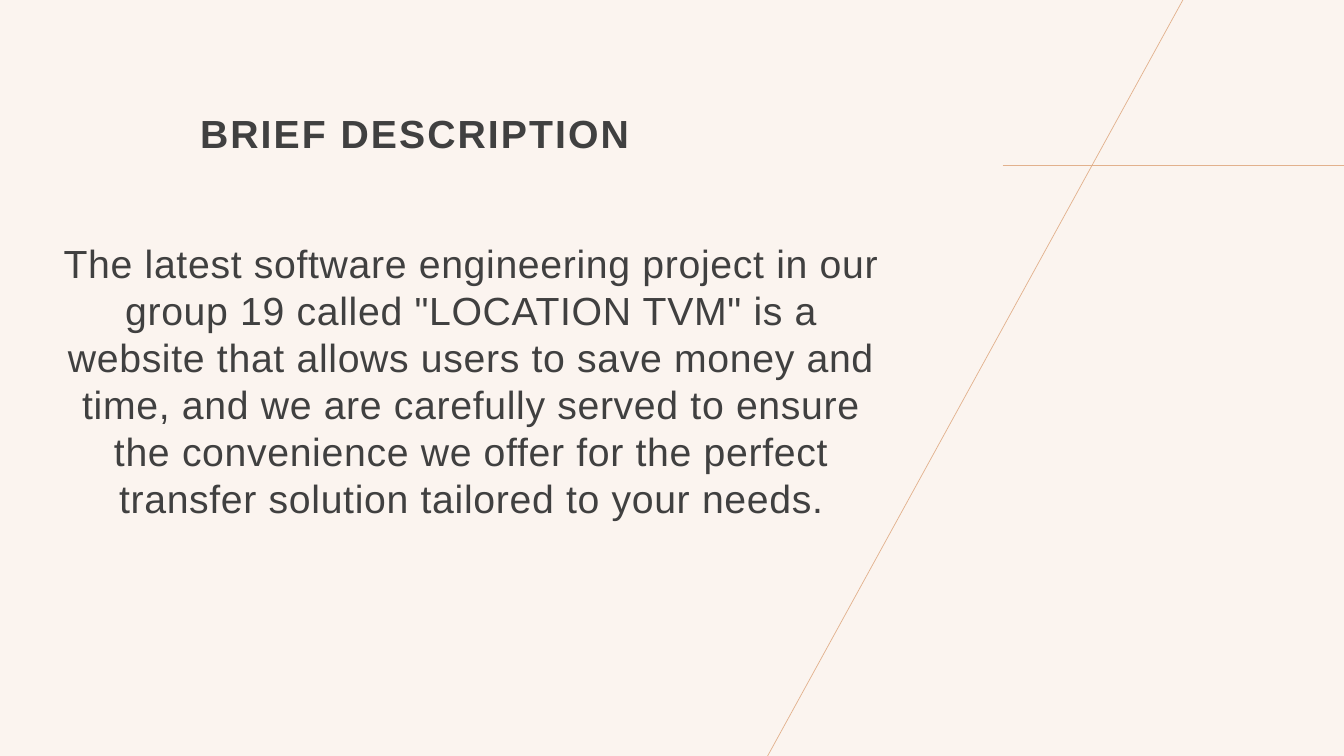
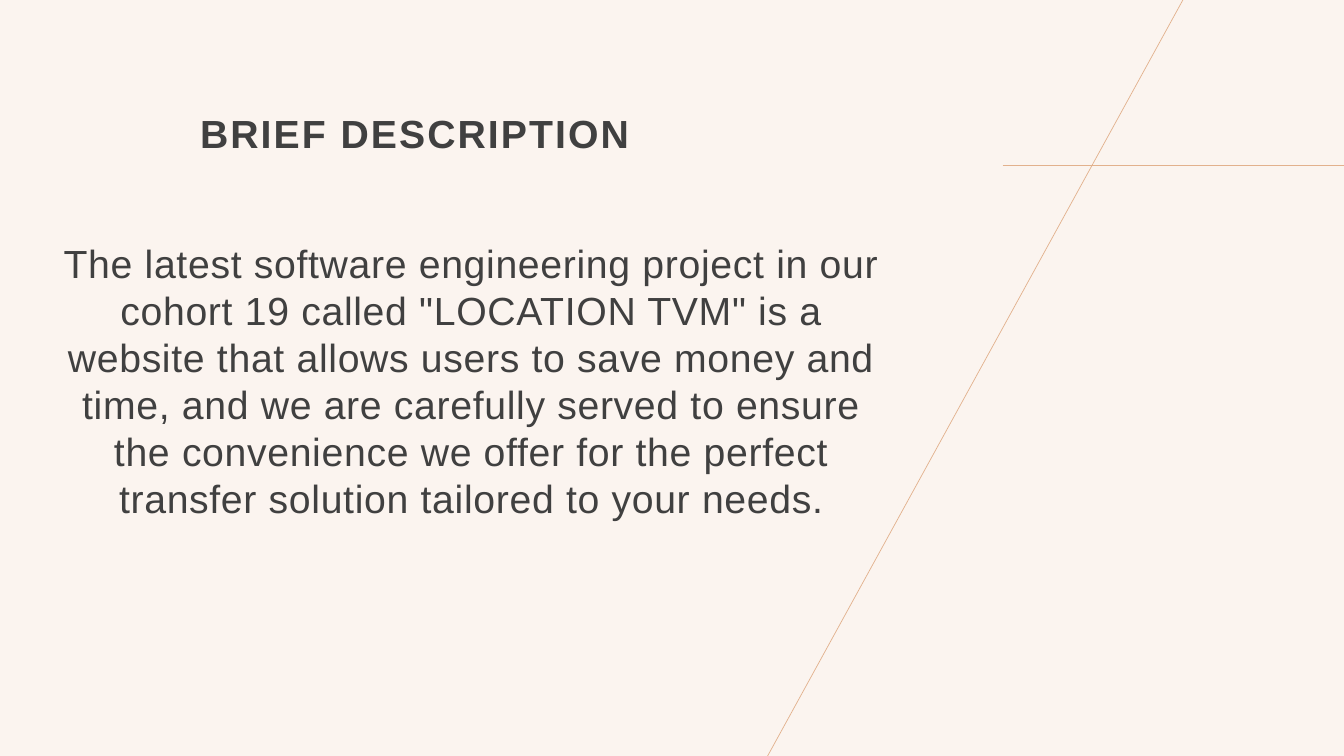
Before and after one commit to achrafkassimi/Portfolio_LocationTVM_Pitch, a slide deck: slide 3 of doc/Location TVM.pptx. Drawn at 1344x756 pixels with LibreOffice and Linux fonts; fonts in the diff are those of the drawing. Boxes give left, top, right and bottom in pixels: in the first picture for what was removed or moved away, otherwise in the second. Text is boxed around its words. In the diff, an @@ line names an element or a change of style, - is before the commit and + after.

```diff
--- a/doc/Location TVM.pptx
+++ b/doc/Location TVM.pptx
@@ text at bbox=[64, 249, 878, 521]: text changed @@
-The latest software engineering project in our group 19 called "LOCATION TVM" is a website that allows users to save money and time, and we are carefully served to ensure the convenience we offer for the perfect transfer solution tailored to your needs.
+The latest software engineering project in our cohort 19 called "LOCATION TVM" is a website that allows users to save money and time, and we are carefully served to ensure the convenience we offer for the perfect transfer solution tailored to your needs.
```
Also in this commit, not shown: 1 other file.
